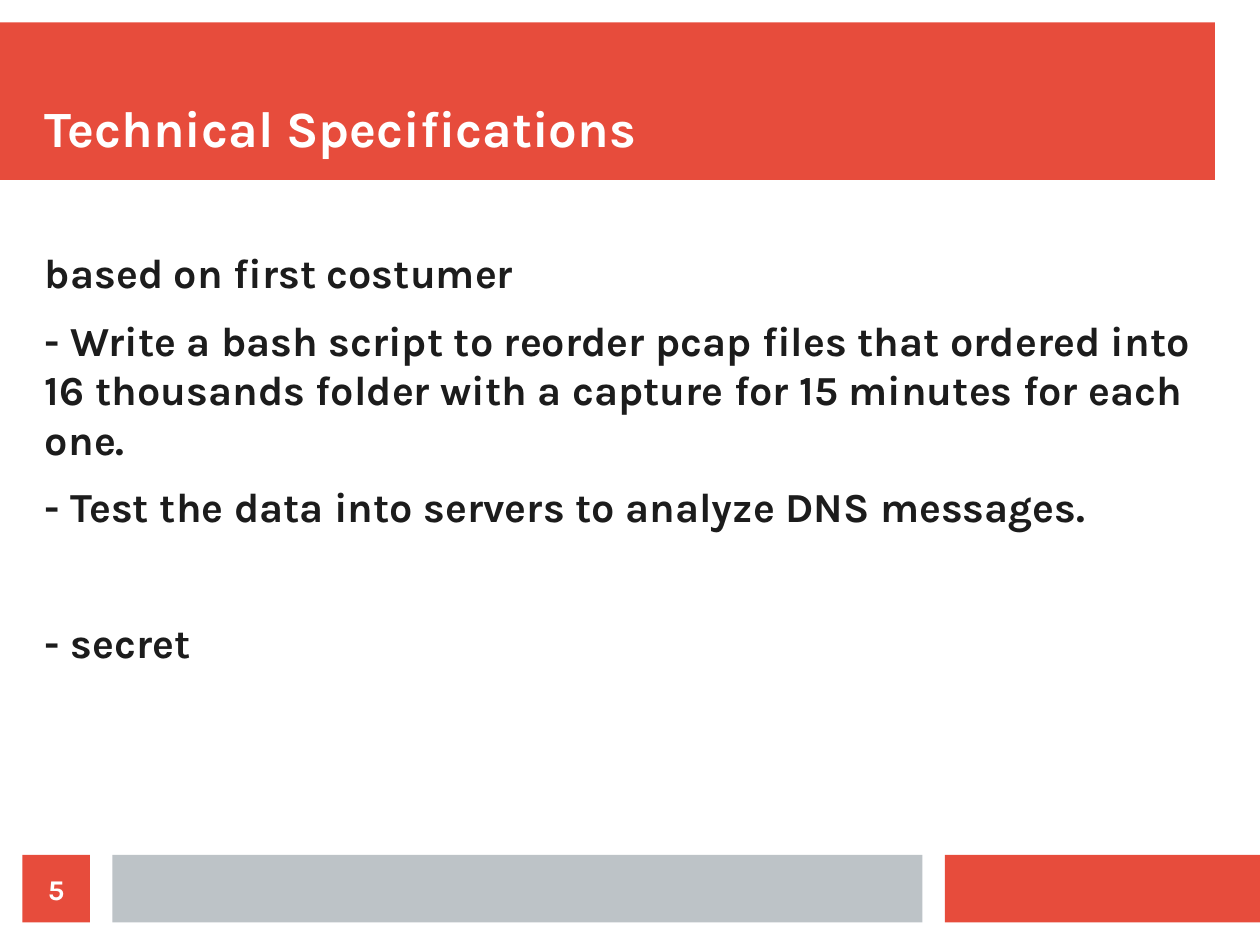
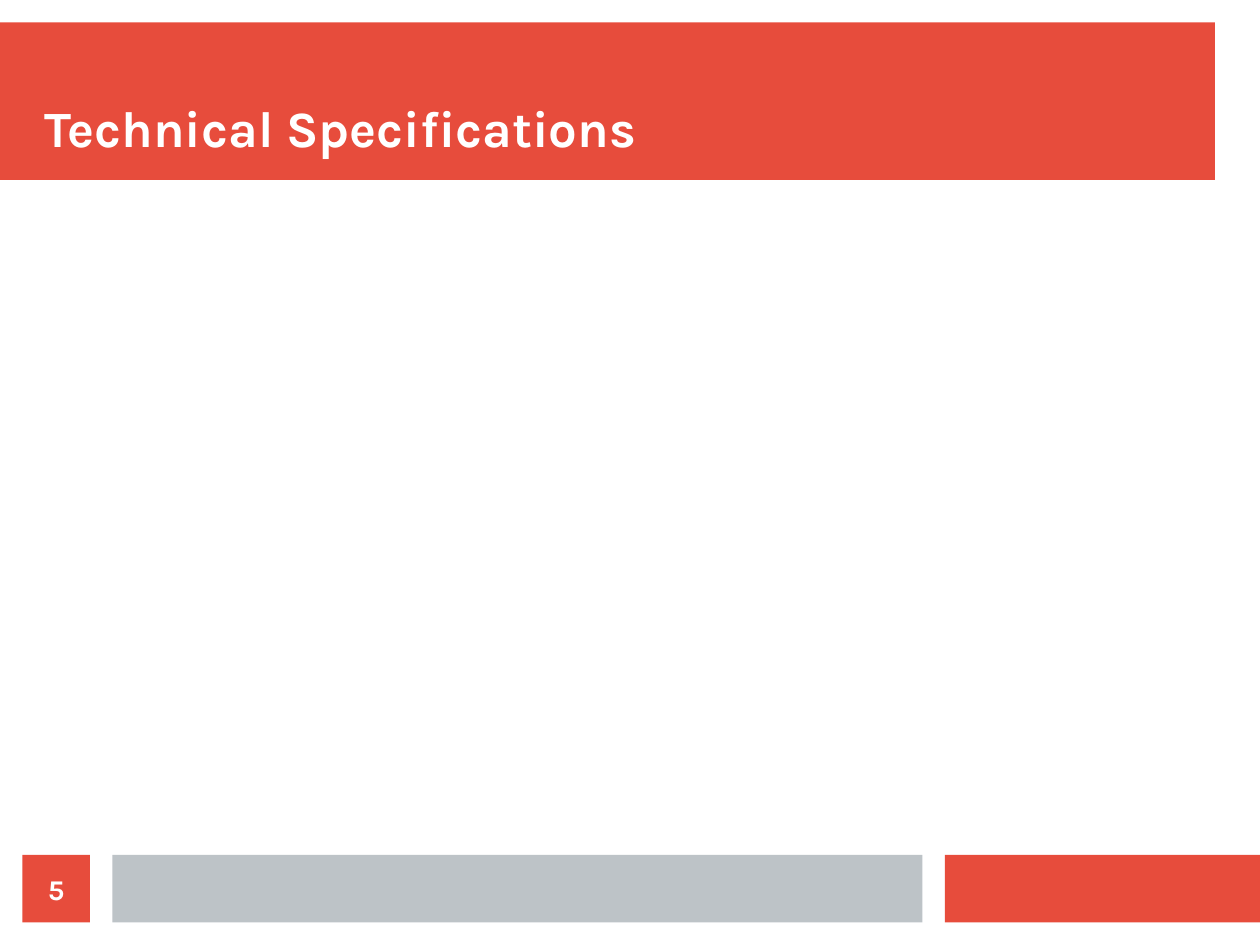
Before and after one commit to Aliii98/osoc19, a slide deck: slide 5 of OSOC-proposal-bigdata.odp. Drawn at 1260x945 pixels with LibreOffice and Linux fonts; fonts in the diff are those of the drawing. Boxes give left, top, right and bottom in pixels: in the first picture for what was removed or moved away, otherwise in the second. Text is boxed around its words. In the diff, an @@ line names an element or a change of style, - is before the commit and + after.

```diff
--- a/OSOC-proposal-bigdata.odp
+++ b/OSOC-proposal-bigdata.odp
@@ text removed at (45, 258, 1190, 659) @@
-based on first costumer
-- Write a bash script to reorder pcap files that ordered into 16 thousands folder with a capture for 15 minutes for each one.
-- Test the data into servers to analyze DNS messages.
-- secret
```
Also in this commit, not shown: 5 other slides changed, 1 slide added, 1 slide removed.
